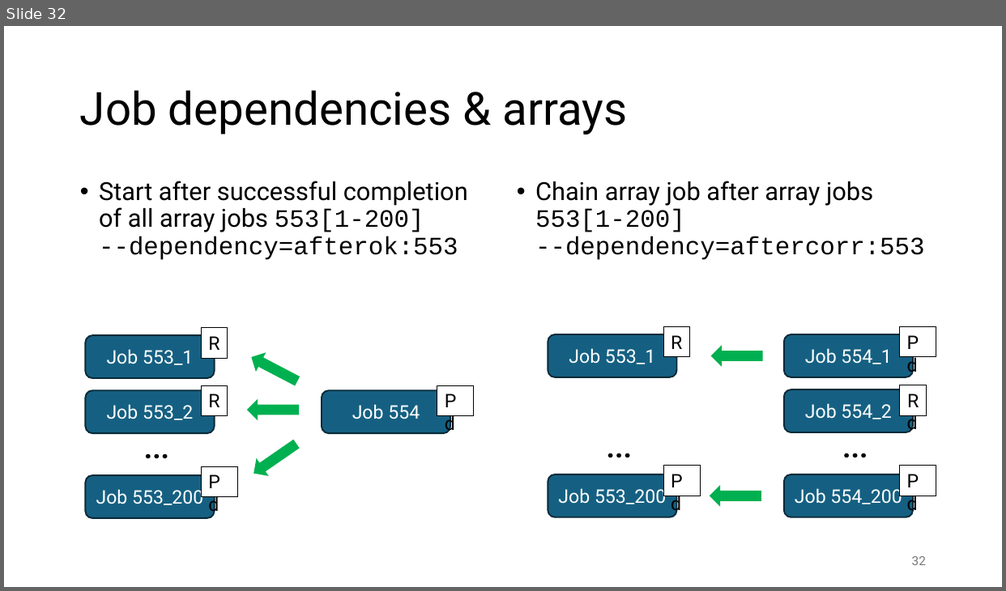
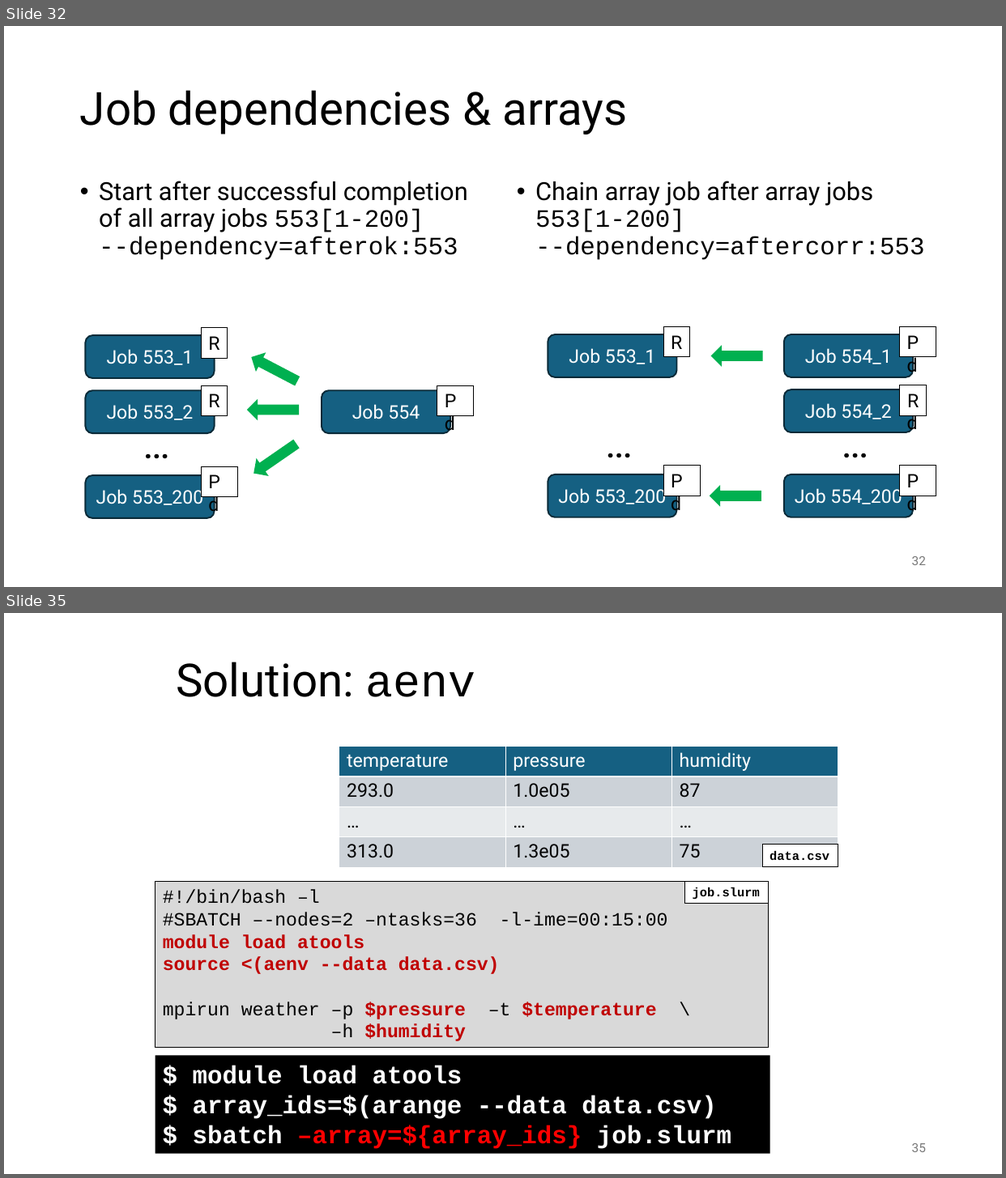
Before and after one commit to gjbex/Workflows-for-HPC, a slide deck: workflow_for_HPC.pptx. Shown one above the other, each under a label of ours: slide 32 before the commit, slides 32 and 35 after it; the slides between them are not shown. The pictures are 1006x591 and 1006x1178 pixels, drawn with LibreOffice and Linux fonts; fonts in the diff are those of the drawing. Boxes give left, top, right and bottom in pixels: in the first picture for what was removed or moved away, otherwise in the second. Text is boxed around its words. In the diff, an @@ line names an element or a change of style, - is before the commit and + after.

Commit message:
Added atools slides

```diff
--- a/workflow_for_HPC.pptx
+++ b/workflow_for_HPC.pptx
@@ slide 35 added at box(4, 613, 1002, 1174), background #FFFFFF @@
@@ title added at box(176, 662, 475, 697), 44 pt, text #000000 @@
+Solution: aenv
@@ table added at box(339, 747, 838, 867), 4 rows, 3 columns @@
+temperature | pressure | humidity
+293.0 | 1.0e05 | 87
+… | … | …
+313.0 | 1.3e05 | 75
@@ rectangle added at box(762, 845, 839, 867), fill #FFFFFF, outline #000000 0.75 pt, 12 pt, text #000000, bold @@
+data.csv
@@ rectangle added at box(155, 881, 769, 1047), fill #D9D9D9, outline #000000 0.75 pt, 18 pt, text #000000 @@
+#!/bin/bash –l
+#SBATCH –-nodes=2 –ntasks=36 -l-ime=00:15:00
+module load atools
+source <(aenv --data data.csv)
+mpirun weather –p $pressure –t $temperature \
+–h $humidity
@@ rectangle added at box(685, 881, 769, 904), fill #FFFFFF, outline #000000 0.75 pt, 12 pt, text #000000, bold @@
+job.slurm
@@ rectangle added at box(155, 1055, 769, 1153), fill #000000, 24 pt, text #FFFFFF, bold @@
+$ module load atools
+$ array_ids=$(arange --data data.csv)
+$ sbatch –array=${array_ids} job.slurm
@@ page number added at box(912, 1144, 926, 1152), 12 pt, text #797979 @@
+35
```
Also in this commit, not shown: 15 other slides added.
